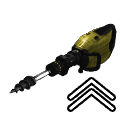
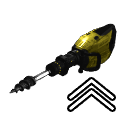
Layered file, before and after one edit (128 × 128). Changes by layer:
painted on "Vložená vrstva #1" over [75, 27, 113, 68]
